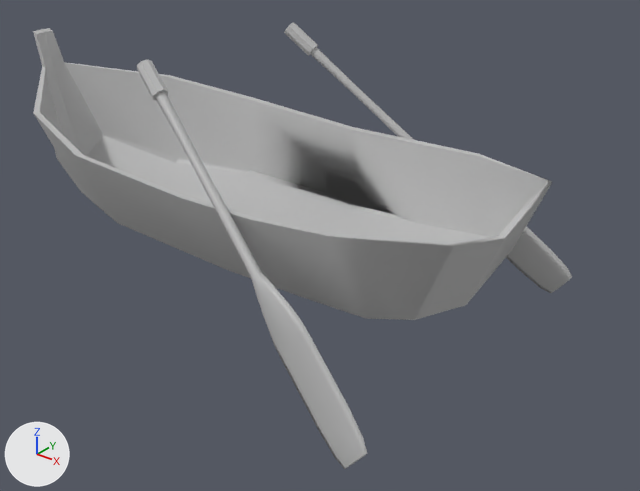
The FBX model Homework/Boat.fbx: old version first, new version second.
The view is the same before and after, from a camera (50 mm lens) standing at (0.1542, -0.1563, 0.0759) and looking at (0.0239, 0.0065, -0.025). The lights are fixed; the arrows at lower left show +X, +Y and +Z. Where no turn or scale is listed for an object, it has been applied to the vertices.

Objects in the first picture: 'Boat', 'Oar1', 'Oar2'.
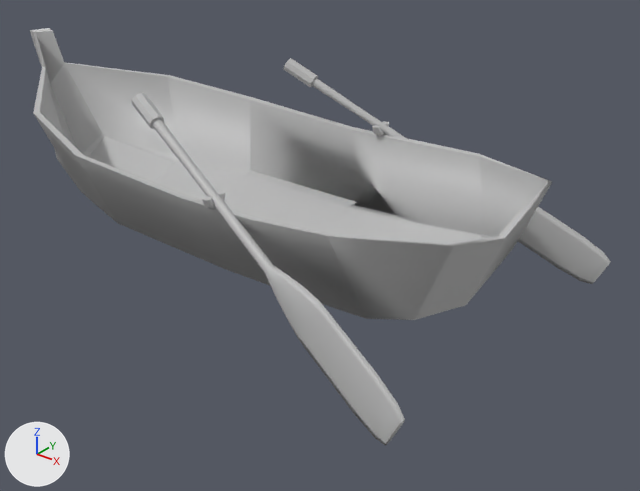
Commit message: Edited boat

Where the change shows, as pixel boxes (x1, y1, x2, y2) in the pictures (640 x 491 px; the box of a moved part takes in the faces that stretch with it):
'Boat', reshaped, shading changed
    before: (33, 28, 552, 320)
    after: (30, 28, 552, 320)
'Oar2', moved, turned
    before: (137, 59, 367, 469)
    after: (283, 58, 611, 284)
'Oar1', moved, turned
    before: (284, 22, 572, 293)
    after: (132, 93, 405, 445)
'pTorus1', added
    after: (202, 191, 226, 210)
'pTorus2', added
    after: (372, 121, 389, 136)
part 1 of me_mesh, moved or reshaped
    before: (33, 28, 105, 157)
    after: (30, 28, 105, 157)
part 2 of me_mesh, shading changed
    both: (33, 32, 552, 320)

What the commit changed:
me_mesh is used by ob_boat; location (0.003, 0.0, -0.0145).
Before the commit, vertices of me_mesh: 100 (-0.067, 0.0, -0.008), 101 (-0.07, 0.0, -0.005), 106 (-0.068, 0.0, -0.005).
me_mesh had 116 vertices, 150 faces and spanned x -0.08..0.076, y -0.032..0.032, z -0.013..0.033.
me_mesh now has 116 vertices, 150 faces and spans x -0.086..0.076, y -0.032..0.032, z -0.013..0.033.
Part 1, on me_mesh:
Vertices 100, 101, 106 of me_mesh move by (-0.001, 0.0, 0.001).
Vertex 102 of me_mesh moves from (-0.077, 0.0, 0.017) to (-0.081, 0.0, 0.016).
Vertex 103 of me_mesh moves from (-0.08, 0.0, 0.033) at pixel (41, 29) to (-0.086, 0.0, 0.032) at pixel (29, 30).
Vertex 104 of me_mesh moves from (-0.079, 0.0, 0.032) at pixel (44, 31) to (-0.085, 0.0, 0.032) at pixel (32, 32).
Vertex 105 of me_mesh moves from (-0.076, 0.0, 0.017) at pixel (57, 85) to (-0.08, 0.0, 0.016) at pixel (50, 84).
me_mesh part 2: edges marked sharp go from 108 to 207.
Mesh me_mesh_002_1 is new.
It has 60 vertices, 52 faces and spans x -0.00105..0.00105, y -0.00325..0.00325, z -0.00309..0.0.
It uses material mat_lambert1 (grey #bcbcbc).
Object 'Oar1' (ob_oar1) moves from (0.0017, 0.0262, 0.0221) to (-0.002, -0.0252, 0.0139).
Object 'Oar1' (ob_oar1) turns from (102, -51, 0) to (73, -64, 5.8) degrees about x, y and z.
Object 'Oar2' (ob_oar2) moves from (0.0017, -0.0262, 0.0221) to (0.0012, 0.0265, 0.0128).
Object 'Oar2' (ob_oar2) turns from (78, -51, 0) to (96, -64, 5.8) degrees about x, y and z.
Object 'pTorus1' (ob_ptorus1) is new; it shows me_mesh_002_1.
Its location is (0.0248, -0.0314, 0.0017).
Object 'pTorus2' (ob_ptorus2) is new; it shows a copy of me_mesh_002_1.
Its location is (0.0248, 0.0314, 0.0017).
